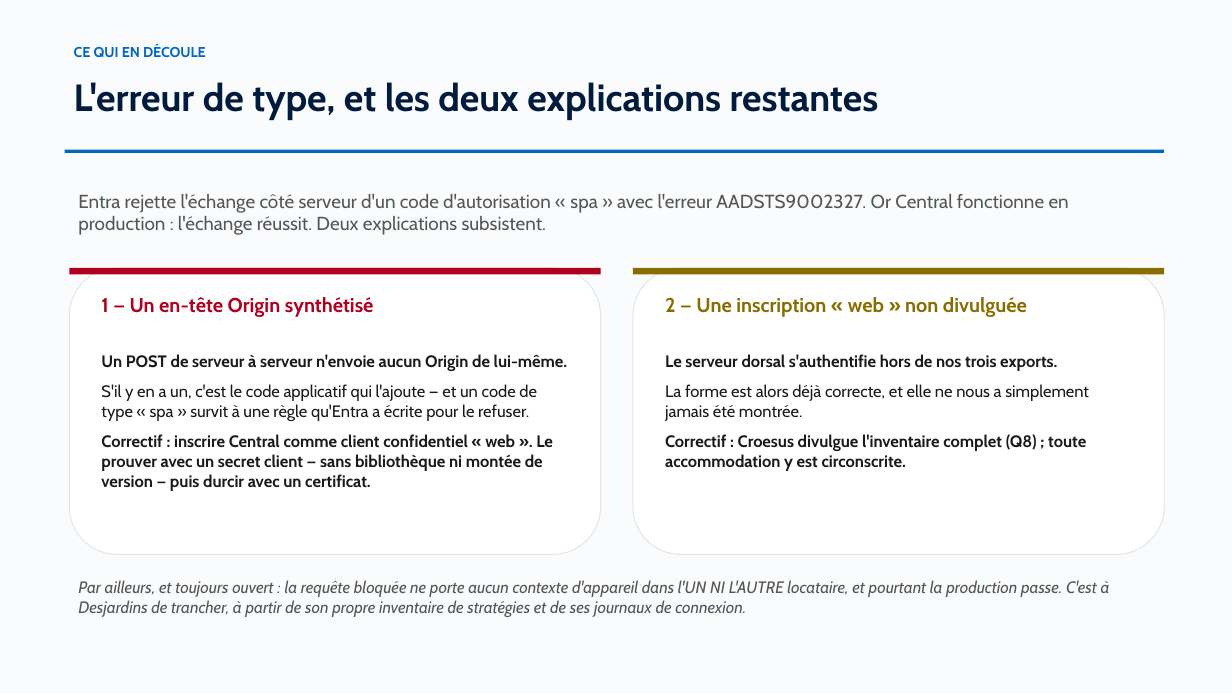
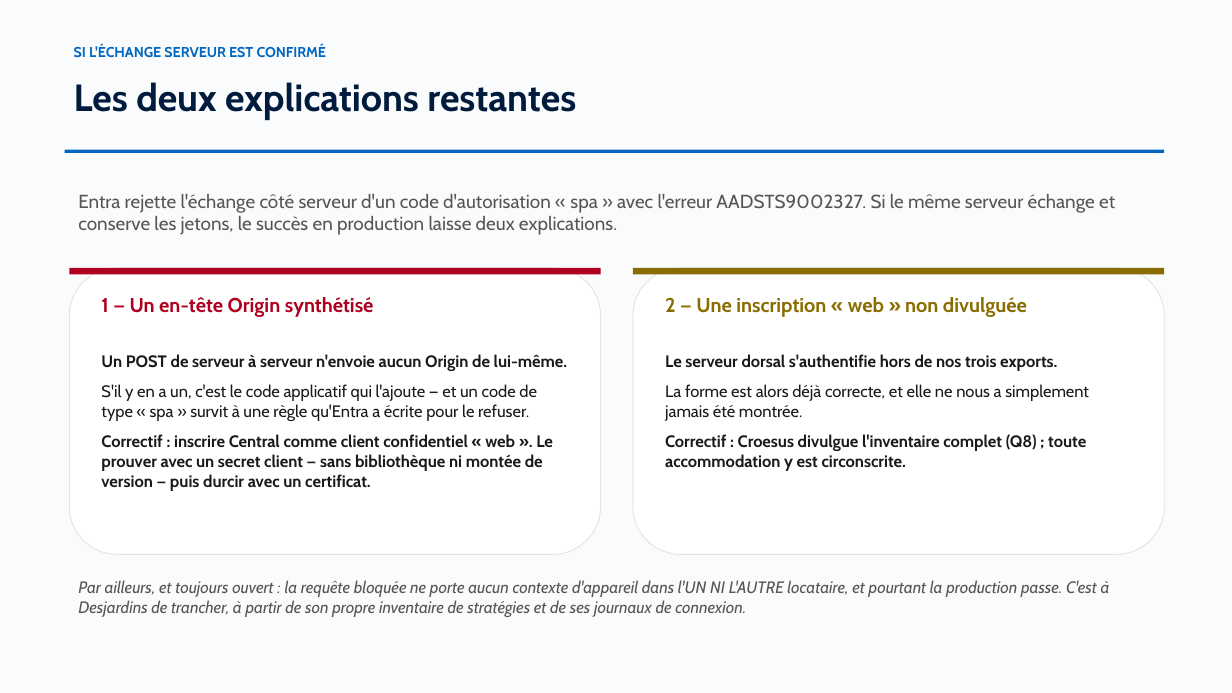
Before and after one commit to devopsabcs-engineering/croesus, a slide deck: slide 6 of docs/deck/croesus-session-deck-fr.pptx. Drawn at 1232x693 pixels with LibreOffice and Linux fonts; fonts in the diff are those of the drawing. Boxes give left, top, right and bottom in pixels: in the first picture for what was removed or moved away, otherwise in the second. Text is boxed around its words. In the diff, an @@ line names an element or a change of style, - is before the commit and + after.

```diff
--- a/docs/deck/croesus-session-deck-fr.pptx
+++ b/docs/deck/croesus-session-deck-fr.pptx
@@ text at box(74, 45, 326, 58): text changed @@
-CE QUI EN DÉCOULE
+SI L'ÉCHANGE SERVEUR EST CONFIRMÉ
@@ text at box(74, 82, 576, 120): text changed @@
-L'erreur de type, et les deux explications restantes
+Les deux explications restantes
@@ text at box(78, 194, 1115, 235): text changed @@
-Entra rejette l'échange côté serveur d'un code d'autorisation « spa » avec l'erreur AADSTS9002327. Or Central fonctionne en production : l'échange réussit. Deux explications subsistent.
+Entra rejette l'échange côté serveur d'un code d'autorisation « spa » avec l'erreur AADSTS9002327. Si le même serveur échange et conserve les jetons, le succès en production laisse deux explications.
```
Also in this commit, not shown: 10 other slides changed, 4 other files.
